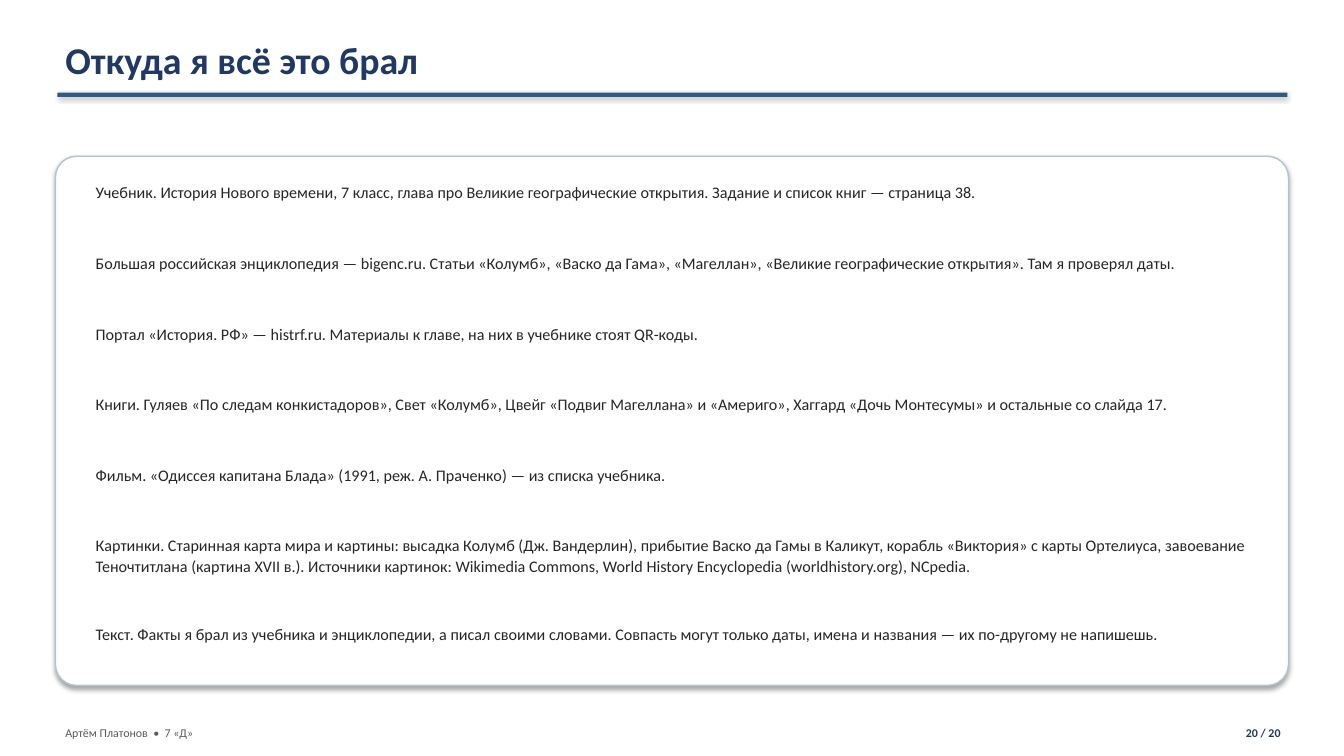
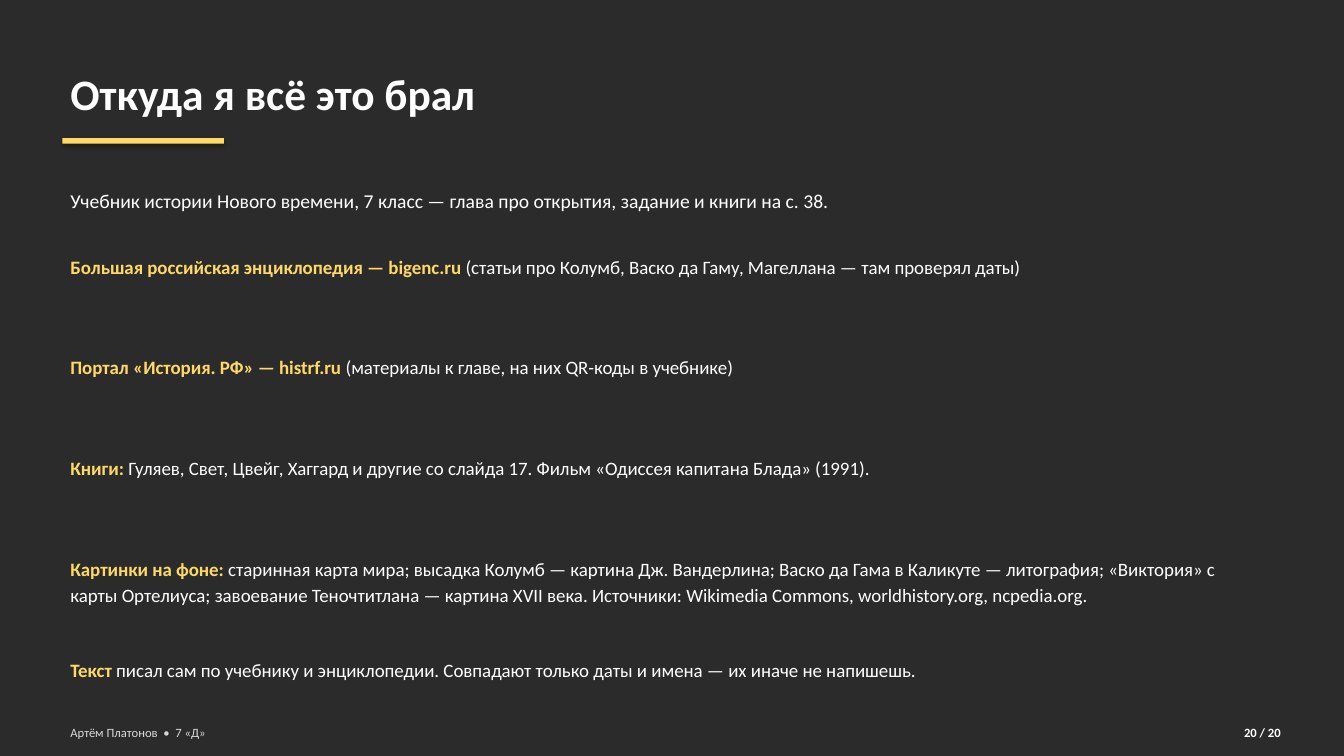
Before and after one commit to Artins200/slide, a slide deck: slide 20 of Великие_географические_открытия_Платонов_Артём_7Д.pptx. Drawn at 1344x756 pixels with LibreOffice and Linux fonts; fonts in the diff are those of the drawing; background and template pictures are left out; a plain dark background stands for a picture behind light text. Boxes give left, top, right and bottom in pixels: in the first picture for what was removed or moved away, otherwise in the second. Text is boxed around its words. In the diff, an @@ line names an element or a change of style, - is before the commit and + after.

```diff
--- a/Великие_географические_открытия_Платонов_Артём_7Д.pptx
+++ b/Великие_географические_открытия_Платонов_Артём_7Д.pptx
@@ text "Откуда я всё это брал": place and size @@
-text "Откуда я всё это брал" at [65,48,418,80]
+text "Откуда я всё это брал" at [70,80,475,117]
@@ text "Откуда я всё это брал" at [70,80,475,117]: size 27 to 31 pt, text colour #1F3864 to #FFFFFF; line spacing 1.08 to 1.12; less space between paragraphs @@
@@ rectangle removed at [57,93,1288,97] @@
@@ rectangle added at [63,138,224,144], fill #FFD966 @@
@@ rounded rectangle removed at [55,156,1289,686] @@
@@ text at [70,194,828,212]: text changed; size 11.5 to 14 pt; text colour #262626 to #FFFFFF @@
-Учебник. История Нового времени, 7 класс, глава про Великие географические открытия. Задание и список книг — страница 38.
+Учебник истории Нового времени, 7 класс — глава про открытия, задание и книги на с. 38.
@@ text at [70,260,1020,277]: text changed; size 11.5 to 13.5 pt; text colour #262626 to #FFFFFF @@
-Большая российская энциклопедия — bigenc.ru. Статьи «Колумб», «Васко да Гама», «Магеллан», «Великие географические открытия». Там я проверял даты.
+Большая российская энциклопедия — bigenc.ru (статьи про Колумб, Васко да Гаму, Магеллана — там проверял даты)
@@ text at [70,360,733,377]: text changed; size 11.5 to 13.5 pt; text colour #262626 to #FFFFFF @@
-Портал «История. РФ» — histrf.ru. Материалы к главе, на них в учебнике стоят QR-коды.
+Портал «История. РФ» — histrf.ru (материалы к главе, на них QR-коды в учебнике)
@@ text removed at [96,399,1167,413] @@
-Книги. Гуляев «По следам конкистадоров», Свет «Колумб», Цвейг «Подвиг Магеллана» и «Америго», Хаггард «Дочь Монтесумы» и остальные со слайда 17.
@@ text at [70,461,869,478]: text changed; size 11.5 to 13.5 pt; text colour #262626 to #FFFFFF @@
-Фильм. «Одиссея капитана Блада» (1991, реж. А. Праченко) — из списка учебника.
+Книги: Гуляев, Свет, Цвейг, Хаггард и другие со слайда 17. Фильм «Одиссея капитана Блада» (1991).
@@ text at [70,563,1215,606]: text changed; size 11.5 to 13.5 pt; text colour #262626 to #FFFFFF @@
-Картинки. Старинная карта мира и картины: высадка Колумб (Дж. Вандерлин), прибытие Васко да Гамы в Каликут, корабль «Виктория» с карты Ортелиуса, завоевание Теночтитлана (картина XVII в.). Источники картинок: Wikimedia Commons, World History Encyclopedia (worldhistory.org), NCpedia.
+Картинки на фоне: старинная карта мира; высадка Колумб — картина Дж. Вандерлина; Васко да Гама в Каликуте — литография; «Виктория» с карты Ортелиуса; завоевание Теночтитлана — картина XVII века. Источники: Wikimedia Commons, worldhistory.org, ncpedia.org.
@@ text at [70,664,915,680]: text changed; size 11.5 to 13.5 pt; text colour #262626 to #FFFFFF @@
-Текст. Факты я брал из учебника и энциклопедии, а писал своими словами. Совпасть могут только даты, имена и названия — их по-другому не напишешь.
+Текст писал сам по учебнику и энциклопедии. Совпадают только даты и имена — их иначе не напишешь.
@@ text "Артём Платонов • 7 «Д»" at [70,728,206,739]: size 8.5 to 9 pt, text colour #595959 to #D9D9D9; line spacing 1.08 to 1.12; less space between paragraphs @@
@@ text "20 / 20" at [1244,728,1281,737]: size 8.5 to 9 pt, text colour #1F3864 to #FFFFFF; line spacing 1.08 to 1.12; less space between paragraphs @@
```
Also in this commit, not shown: 19 other slides changed, 8 other files.
